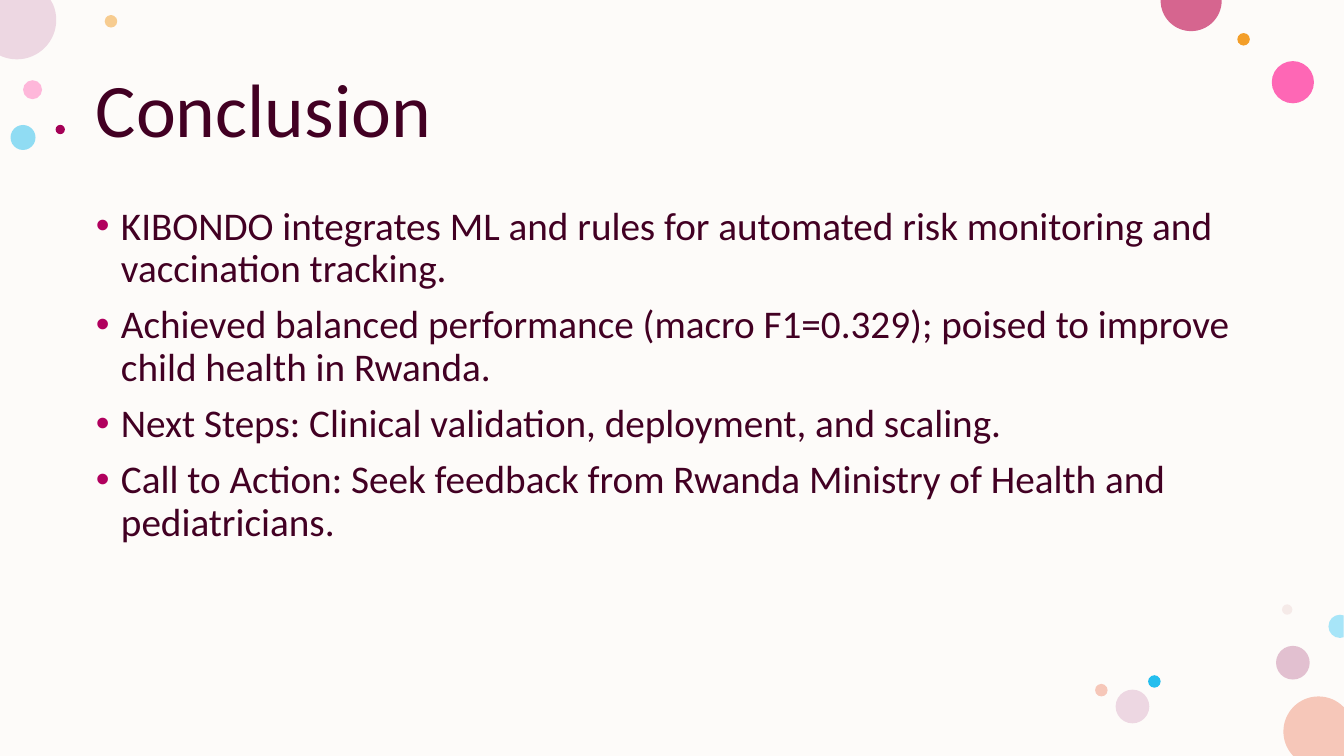
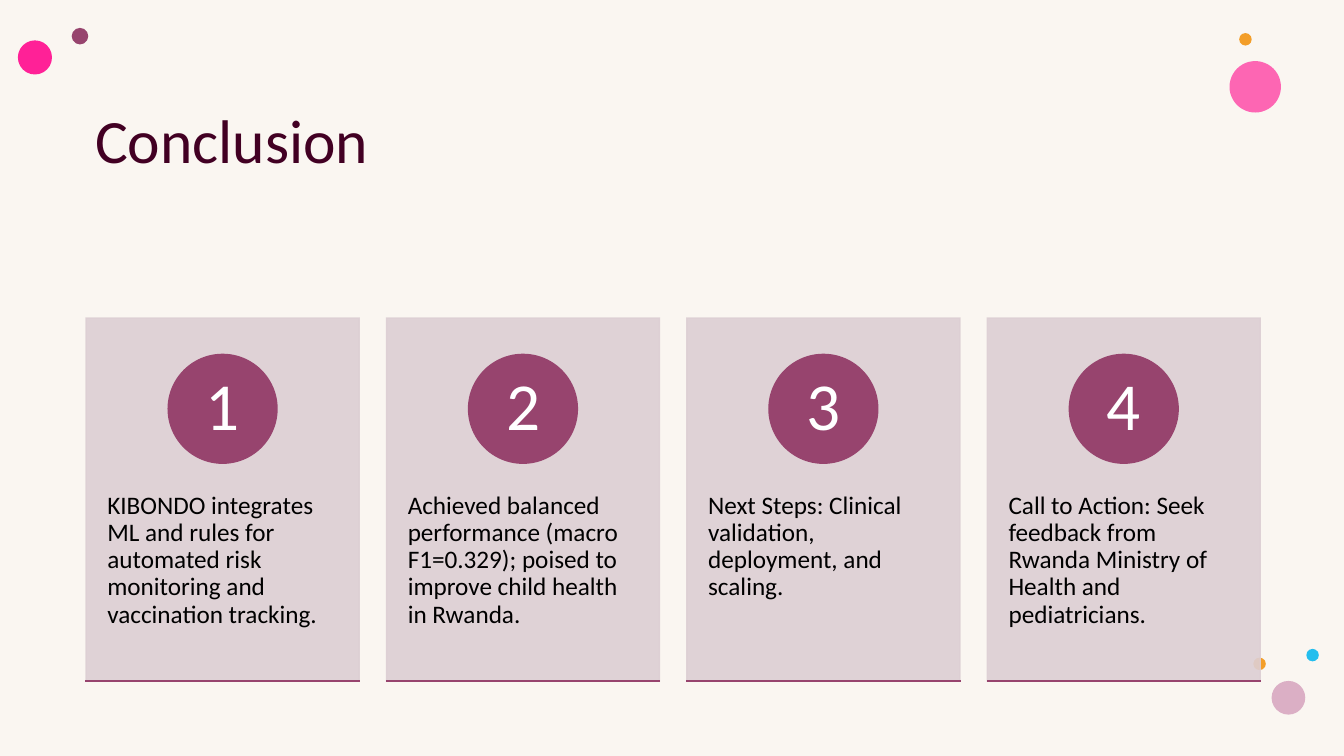
Before and after one commit to irumvag/HealthRiskModel, a slide deck: slide 14 of docs/IKIBONDO.pptx (slide 12 before the commit). Drawn at 1344x756 pixels with LibreOffice and Linux fonts; fonts in the diff are those of the drawing. Boxes give left, top, right and bottom in pixels: in the first picture for what was removed or moved away, otherwise in the second. Text is boxed around its words. In the diff, an @@ line names an element or a change of style, - is before the commit and + after.

```diff
--- a/docs/IKIBONDO.pptx
+++ b/docs/IKIBONDO.pptx
@@ rectangle removed at [0, 0, 1344, 756] @@
@@ rectangle added at [0, 0, 1344, 756], fill #FFFFFF @@
@@ rectangle added at [0, 0, 1344, 756], fill #F0E2D3 at 30% opacity @@
@@ title "Conclusion": place and size @@
-title "Conclusion" at [96, 84, 431, 138]
+title "Conclusion" at [95, 120, 368, 164]
@@ title "Conclusion" at [95, 120, 368, 164]: size 54 to 44 pt; vertical alignment middle to top @@
@@ group removed at [10, 15, 1315, 723]: 10 ellipses @@
@@ text removed at [121, 212, 1229, 543] @@
-• KIBONDO integrates ML and rules for automated risk monitoring and vaccination tracking.
-• Achieved balanced performance (macro F1=0.329); poised to improve child health in Rwanda.
-• Next Steps: Clinical validation, deployment, and scaling.
-• Call to Action: Seek feedback from Rwanda Ministry of Health and pediatricians.
@@ group added at [18, 28, 1319, 715]: 7 ellipses @@
@@ group added at [86, 319, 1260, 682]: 8 rectangles, 8 texts, 4 ellipses @@
+KIBONDO integrates ML and rules for automated risk monitoring and vaccination tracking.
+1
+Achieved balanced performance (macro F1=0.329); poised to improve child health in Rwanda.
+2
+Next Steps: Clinical validation, deployment, and scaling.
+3
+Call to Action: Seek feedback from Rwanda Ministry of Health and pediatricians.
+4
```
Also in this commit, not shown: 8 other slides changed, 2 slides added, 19 other files.
